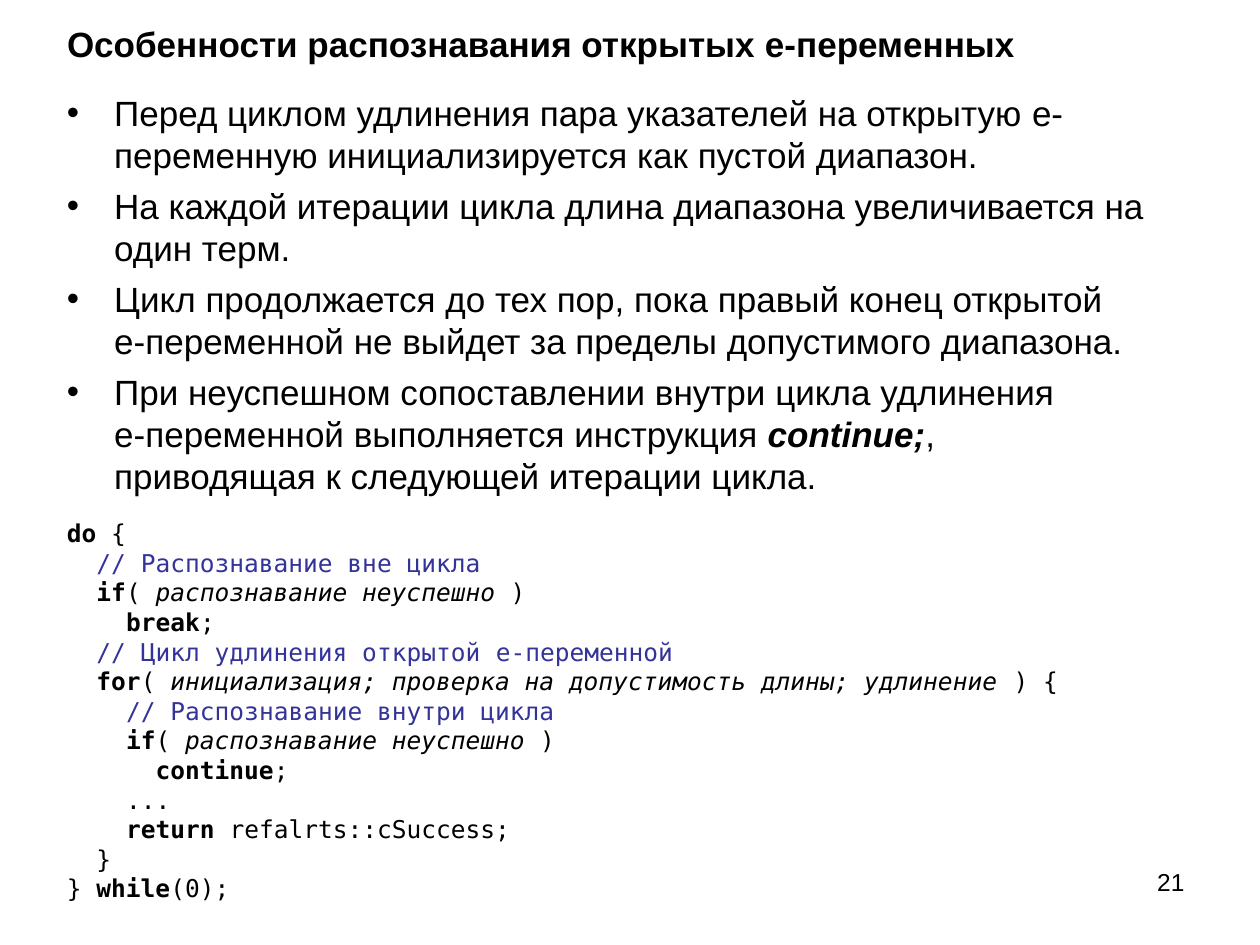
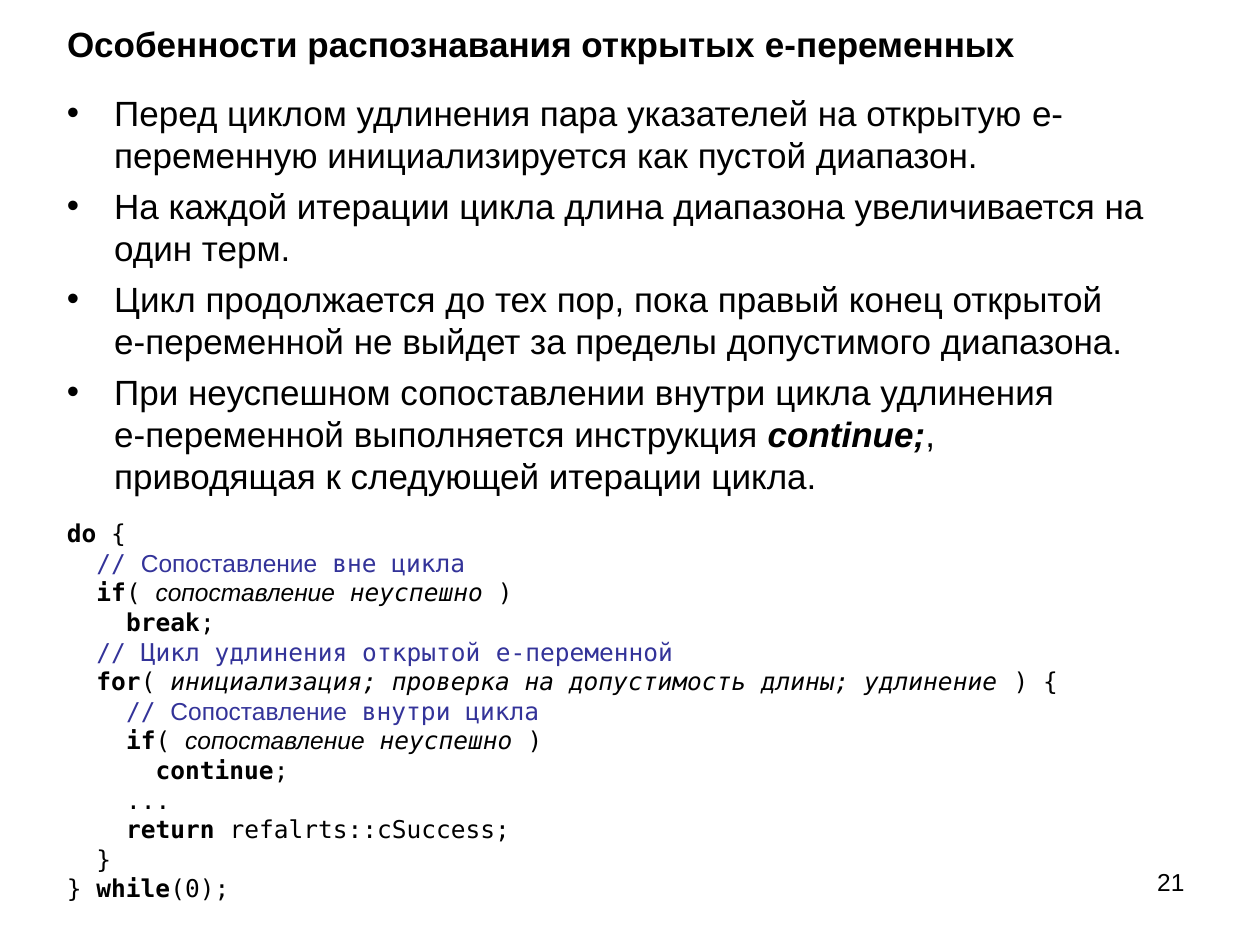
Before and after one commit to bmstu-iu9/refal-5-lambda, a slide deck: slide 21 of doc/Компилятор Простого Рефала.ppt. Drawn at 1260x945 pixels with LibreOffice and Linux fonts; fonts in the diff are those of the drawing. Boxes give left, top, right and bottom in pixels: in the first picture for what was removed or moved away, otherwise in the second. Text is boxed around its words. In the diff, an @@ line names an element or a change of style, - is before the commit and + after.

```diff
--- a/doc/Компилятор Простого Рефала.ppt
+++ b/doc/Компилятор Простого Рефала.ppt
@@ text at [96,555,483,606]: text changed; font DejaVu Sans Mono to Arial @@
-// Распознавание вне цикла
-if( распознавание неуспешно )
+// Сопоставление вне цикла
+if( сопоставление неуспешно )
@@ text at [126,703,539,754]: text changed @@
-// Распознавание внутри цикла
-if( распознавание неуспешно )
+// Сопоставление внутри цикла
+if( сопоставление неуспешно )
```
Also in this commit, not shown: 4 other slides changed, 2 other files.
